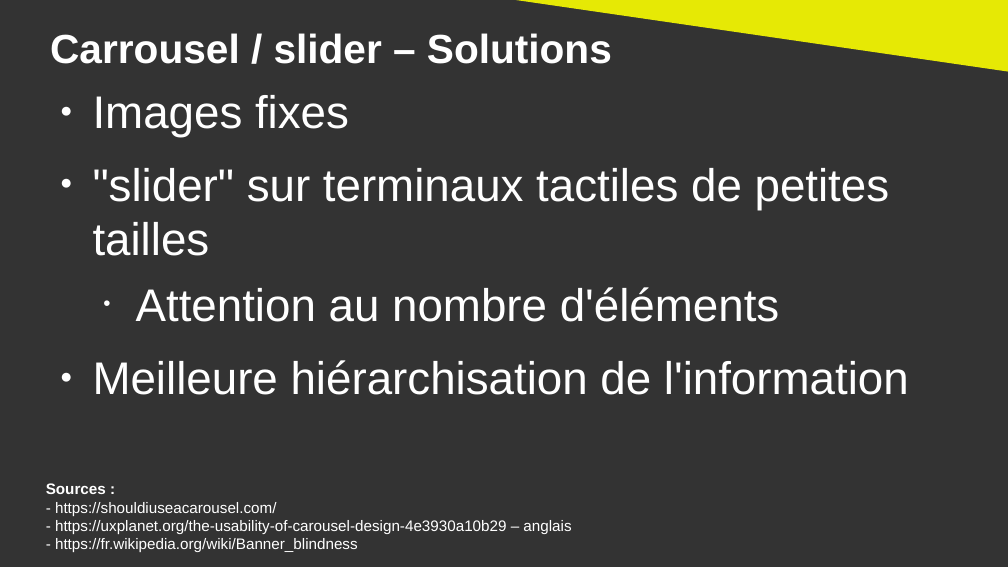
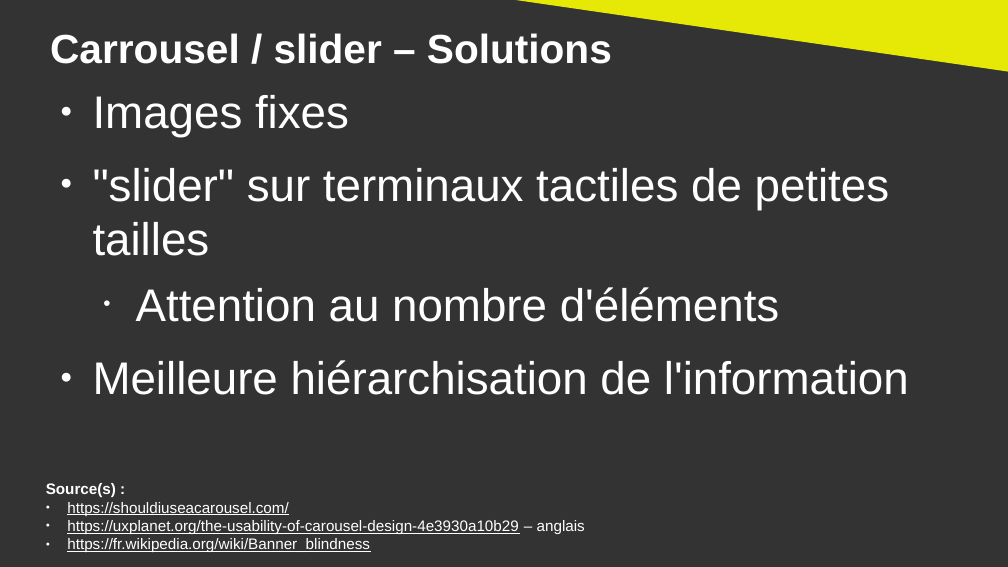
Before and after one commit to DanYellow/cours, a slide deck: slide 13 of ergonomie-et-accessibilite-s2/numero-1/presentation.odp. Drawn at 1008x567 pixels with LibreOffice and Linux fonts; fonts in the diff are those of the drawing. Boxes give left, top, right and bottom in pixels: in the first picture for what was removed or moved away, otherwise in the second. Text is boxed around its words. In the diff, an @@ line names an element or a change of style, - is before the commit and + after.

```diff
--- a/ergonomie-et-accessibilite-s2/numero-1/presentation.odp
+++ b/ergonomie-et-accessibilite-s2/numero-1/presentation.odp
@@ text at (x1=46, y1=483, x2=585, y2=552): text changed @@
-Sources :
-- https://shouldiuseacarousel.com/
-- https://uxplanet.org/the-usability-of-carousel-design-4e3930a10b29 – anglais
-- https://fr.wikipedia.org/wiki/Banner_blindness
+Source(s) :
+● https://shouldiuseacarousel.com/
+● https://uxplanet.org/the-usability-of-carousel-design-4e3930a10b29 – anglais
+● https://fr.wikipedia.org/wiki/Banner_blindness
```
Also in this commit, not shown: 1 other slide changed, 2 slides added, 1 slide removed, 33 other files.
